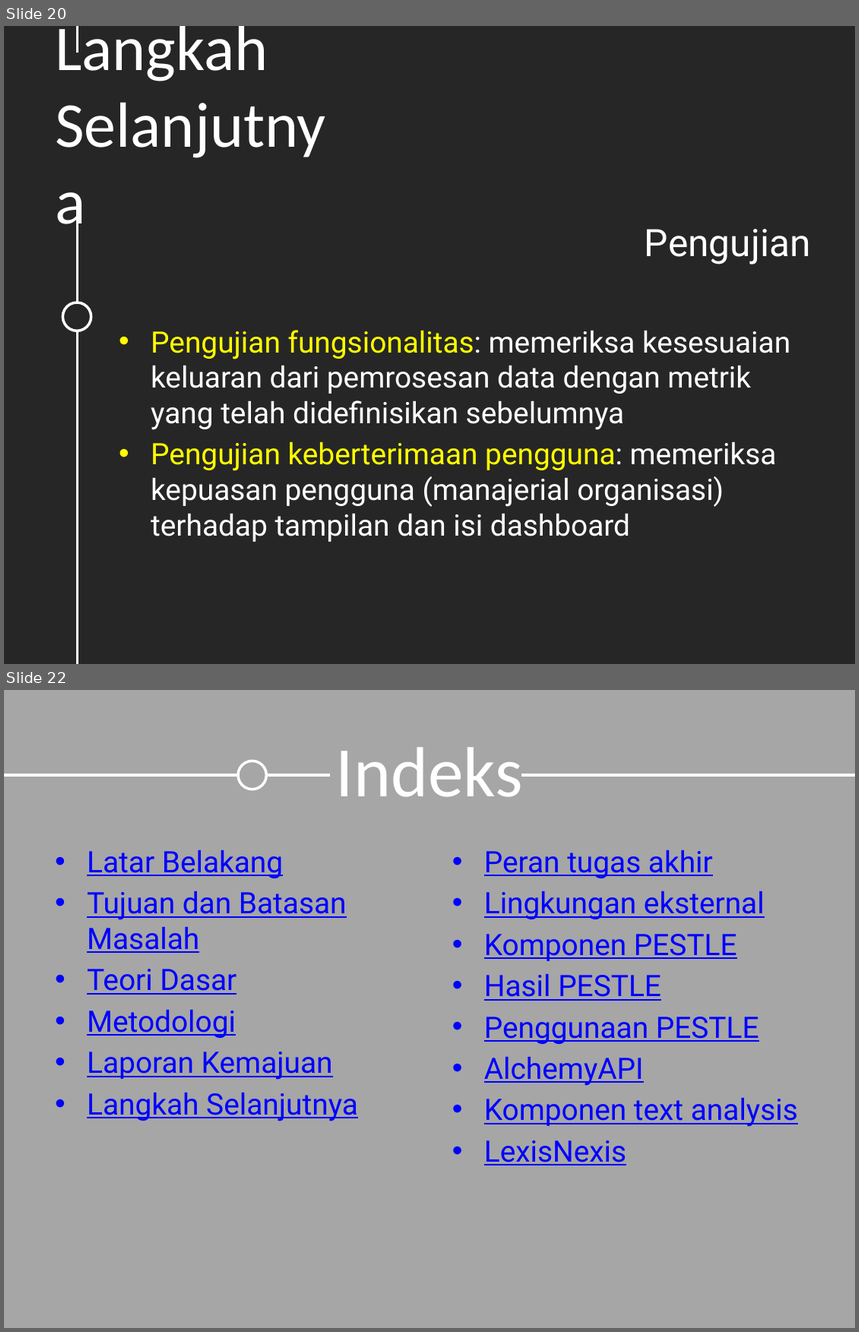
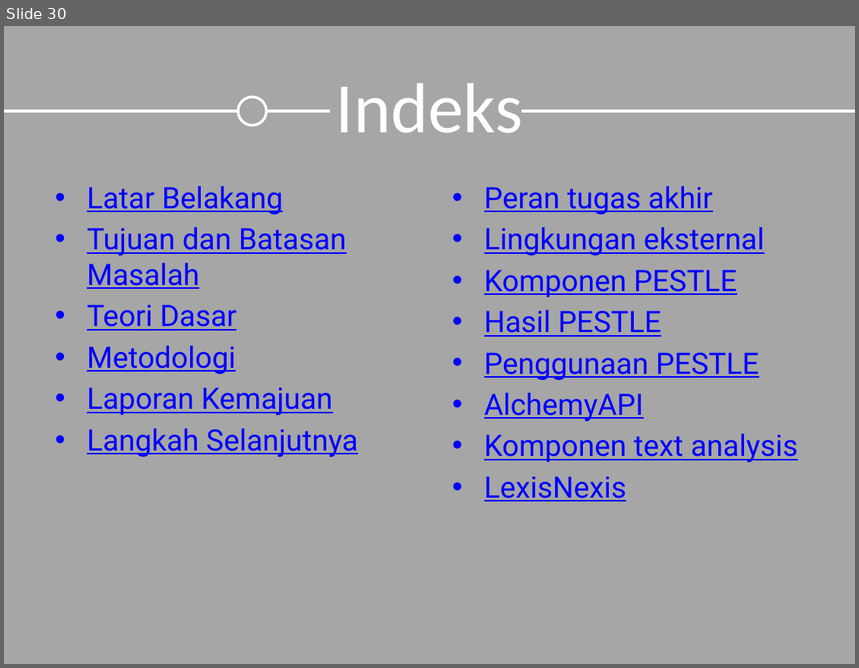
Before and after one commit to emfatoni/dashboard_pestle, a slide deck: dokumen/Slide Sidang.pptx. Shown one above the other, each under a label of ours: slides 20 and 22 before the commit, slide 30 after it; the slides between them are not shown. The pictures are 859x1332 and 859x668 pixels, drawn with LibreOffice and Linux fonts; fonts in the diff are those of the drawing. Boxes give left, top, right and bottom in pixels: in the first picture for what was removed or moved away, otherwise in the second. Text is boxed around its words. In the diff, an @@ line names an element or a change of style, - is before the commit and + after.

```diff
--- a/dokumen/Slide Sidang.pptx
+++ b/dokumen/Slide Sidang.pptx
@@ slide 20 removed at <box>4,26,855,664</box>, background #262626 @@
@@ title removed at <box>55,26,268,81</box> @@
-Langkah
-Selanjutnya
@@ line removed from (77, 53) to (77, 26) @@
@@ line removed from (77, 664) to (77, 211) @@
@@ text removed at <box>151,229,811,542</box> @@
-Pengujian
-• Pengujian fungsionalitas: memeriksa kesesuaian keluaran dari pemrosesan data dengan metrik yang telah didefinisikan sebelumnya
-• Pengujian keberterimaan pengguna: memeriksa kepuasan pengguna (manajerial organisasi) terhadap tampilan dan isi dashboard
@@ ellipse removed at <box>63,303,91,331</box> @@
@@ what was slide 22 is now slide 30 @@
```
Also in this commit, not shown: 2 slides changed, 9 slides added.
